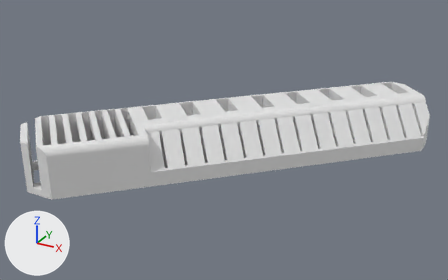
Two versions of the Blender file microsd-holder/microsd-holder.blend, one commit apart.
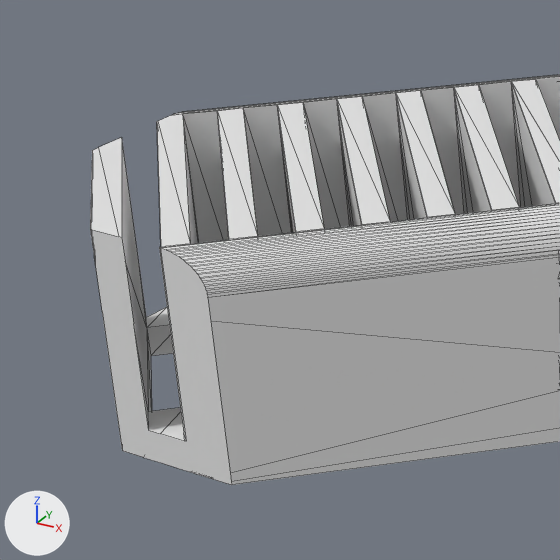
Old and new are each drawn whole from a camera (50 mm lens) standing at (96.8, -187.0, 98.5) and looking at (-4.2, -3.4, 6.7) and again close up on the part from 0% to 28% of the width and 33% to 77% of the height. Arrows for +X, +Y and +Z are at lower left; the lights stay in place. The close-ups show mesh edges as thin lines.

Names of what the first close-up shows: 'USB SD and MicroSD holder'.
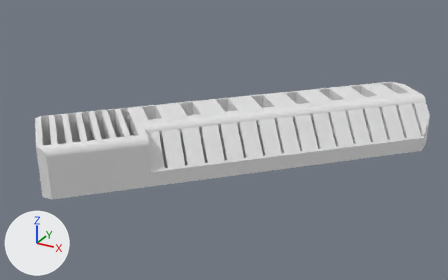
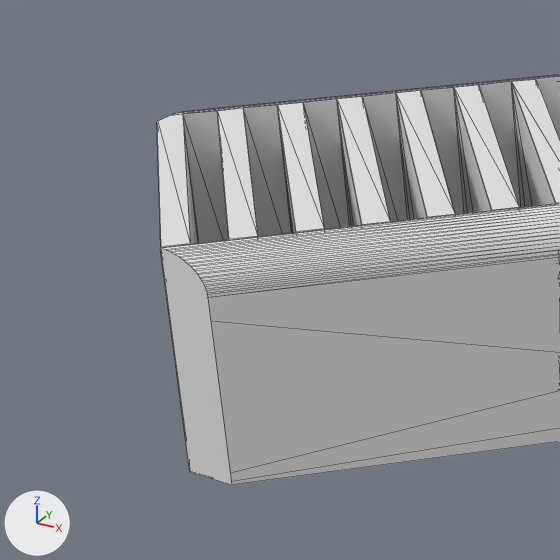
What differs and where, as boxes (x1, y1, x2, y2) in the close-ups (560 x 560 px):
'USB SD and MicroSD holder', modifiers changed
    before: (90, 75, 560, 485)
    after: (157, 75, 560, 485)

Diff of the bpy script that builds the scene:
```diff
--- a/microsd-holder/microsd-holder.blend.py
+++ b/microsd-holder/microsd-holder.blend.py
@@ ob_usb_sd_and_microsd_holder @@
 _m = ob_usb_sd_and_microsd_holder.modifiers.new('Boolean', 'BOOLEAN')
 _m.solver = 'FLOAT'
+_m = ob_usb_sd_and_microsd_holder.modifiers.new('Boolean.001', 'BOOLEAN')
+_m.object = ob_neg
+_m.solver = 'FLOAT'
@@ ob_neg @@
+ob_neg = bpy.data.objects.new('Neg', me_cube_003.copy())  # the mesh of ob_cube_001
+ob_neg.location = (-69.1, -67.22, 0.0)
+ob_neg.rotation_euler = (0.0, 0.0, 0.785)  # degrees (0, 0, 45)
+ob_neg.scale = (25.5, 25.5, 25.5)
+ob_neg.hide_viewport = True
```
